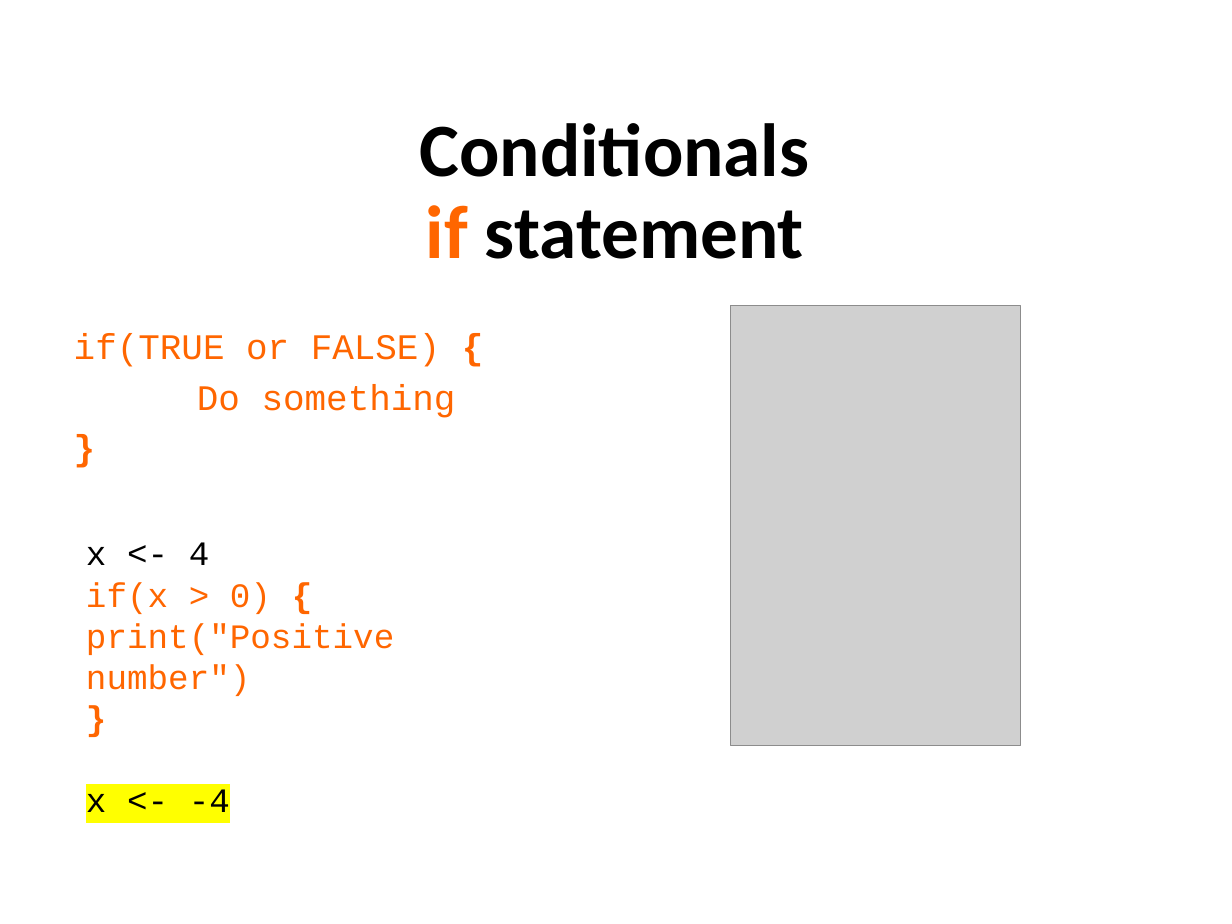
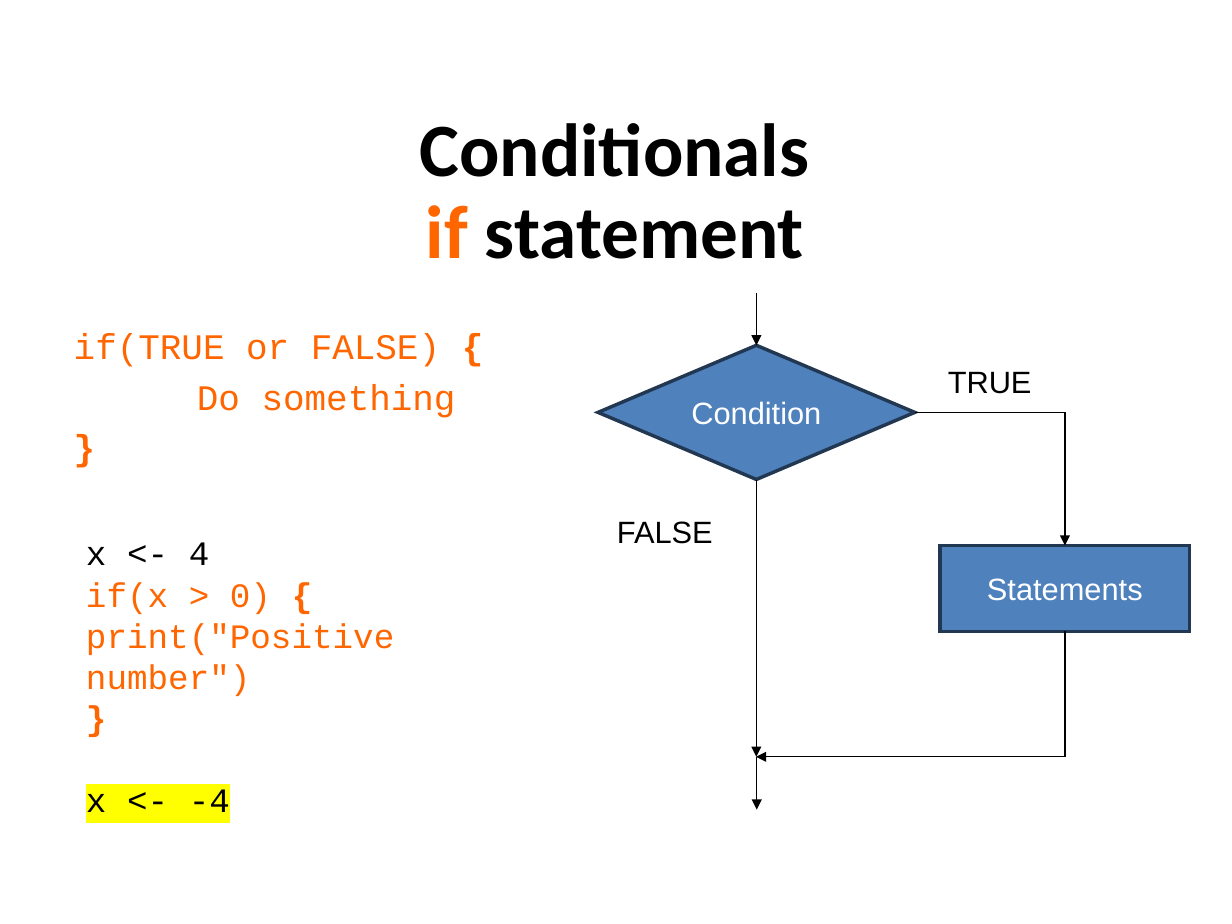
Before and after one commit to sraorao/MSD_R_course_HT2024, a slide deck: slide 5 of powerpoint/Session2.pptx. Drawn at 1232x924 pixels with LibreOffice and Linux fonts; fonts in the diff are those of the drawing; grey boxes stand for pictures. Boxes give left, top, right and bottom in pixels: in the first picture for what was removed or moved away, otherwise in the second. Text is boxed around its words. In the diff, an @@ line names an element or a change of style, - is before the commit and + after.

```diff
--- a/powerpoint/Session2.pptx
+++ b/powerpoint/Session2.pptx
@@ arrow added from (756, 293) to (756, 345), #000000 0.75 pt @@
@@ picture removed at [731,306,1020,745] @@
@@ diamond added at [598,345,914,479], fill #4F81BD, outline #233953 2 pt, 18 pt, text #FFFFFF @@
+Condition
@@ text added at [948,371,1032,394], 18 pt, text #000000 @@
+TRUE
@@ elbow arrow added from (915, 413) to (1064, 546), #000000 0.75 pt @@
@@ arrow added from (756, 479) to (756, 756), #000000 0.75 pt @@
@@ text added at [617,521,713,544], 18 pt, text #000000 @@
+FALSE
@@ rectangle added at [940,546,1190,632], fill #4F81BD, outline #233953 2 pt, 18 pt, text #FFFFFF @@
+Statements
@@ elbow arrow added from (1064, 631) to (756, 756), #000000 0.75 pt @@
@@ arrow added from (756, 756) to (756, 809), #000000 0.75 pt @@
```
Also in this commit, not shown: 5 other slides changed, 9 other files.
